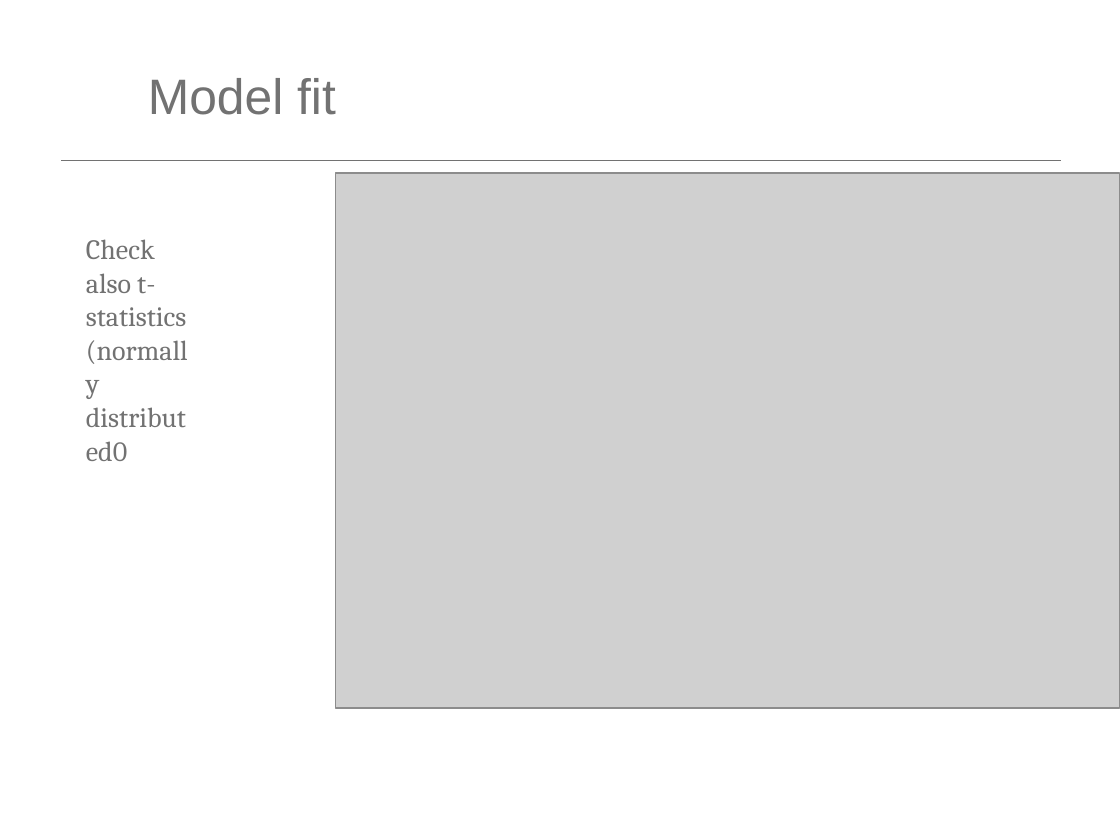
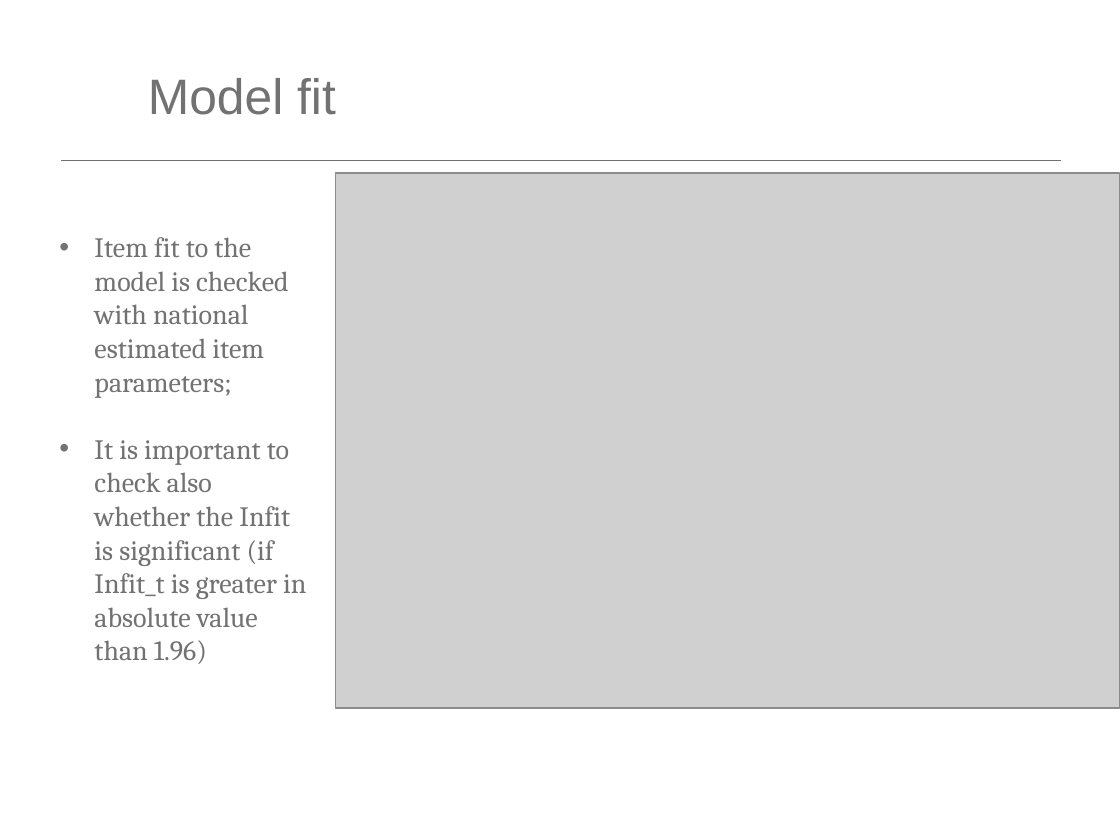
Before and after one commit to bonaventura-p/PBTS-VS, a slide deck: slide 13 of PBTS-VS_tutorial.pptx. Drawn at 1120x840 pixels with LibreOffice and Linux fonts; fonts in the diff are those of the drawing; grey boxes stand for pictures; background and template pictures are left out. Boxes give left, top, right and bottom in pixels: in the first picture for what was removed or moved away, otherwise in the second. Text is boxed around its words. In the diff, an @@ line names an element or a change of style, - is before the commit and + after.

```diff
--- a/PBTS-VS_tutorial.pptx
+++ b/PBTS-VS_tutorial.pptx
@@ text at [94, 237, 306, 664]: text changed @@
-Check also t-statistics (normally distributed0
+• Item fit to the model is checked with national estimated item parameters;
+• It is important to check also whether the Infit is significant (if Infit_t is greater in absolute value than 1.96)
```
Also in this commit, not shown: 12 other slides changed, 2 slides added, 2 slides removed, 22 other files.
